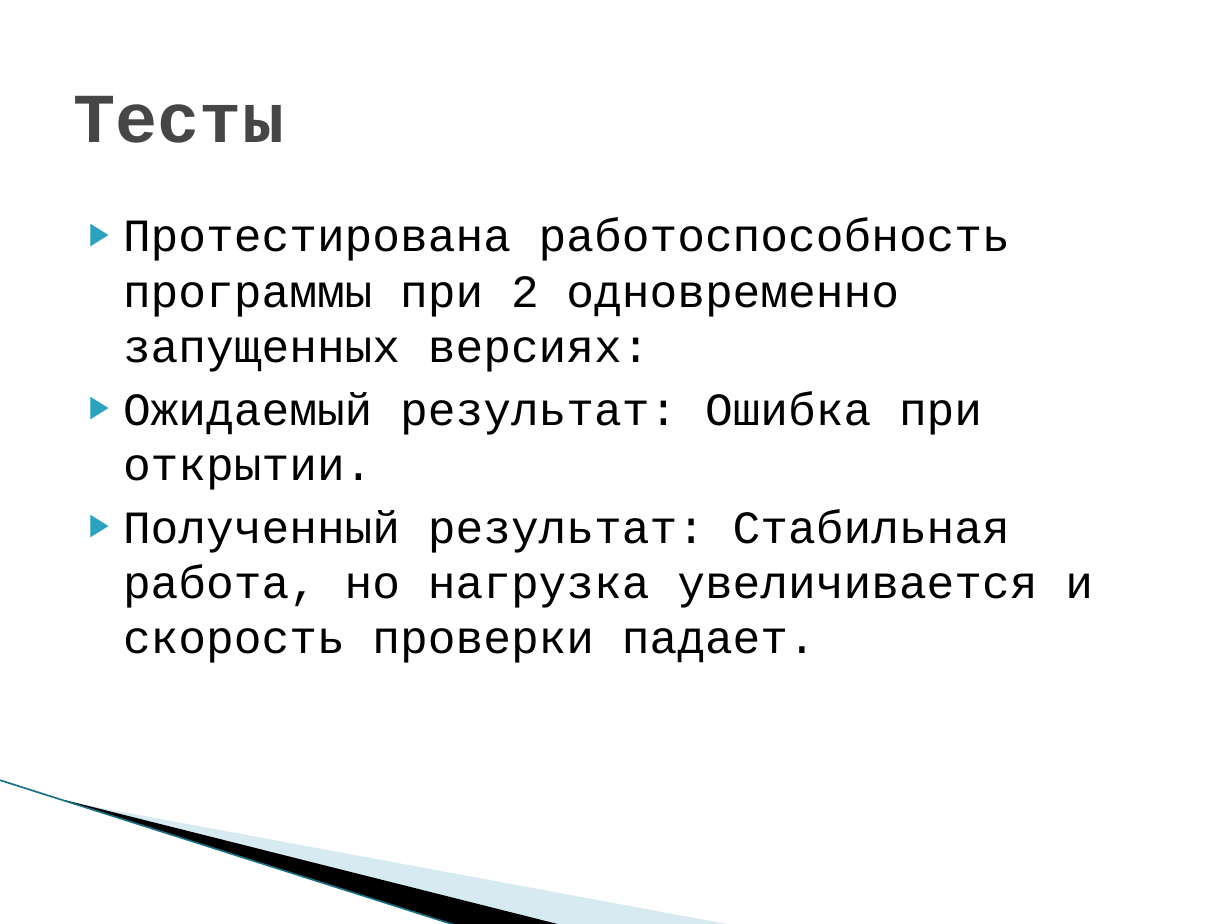
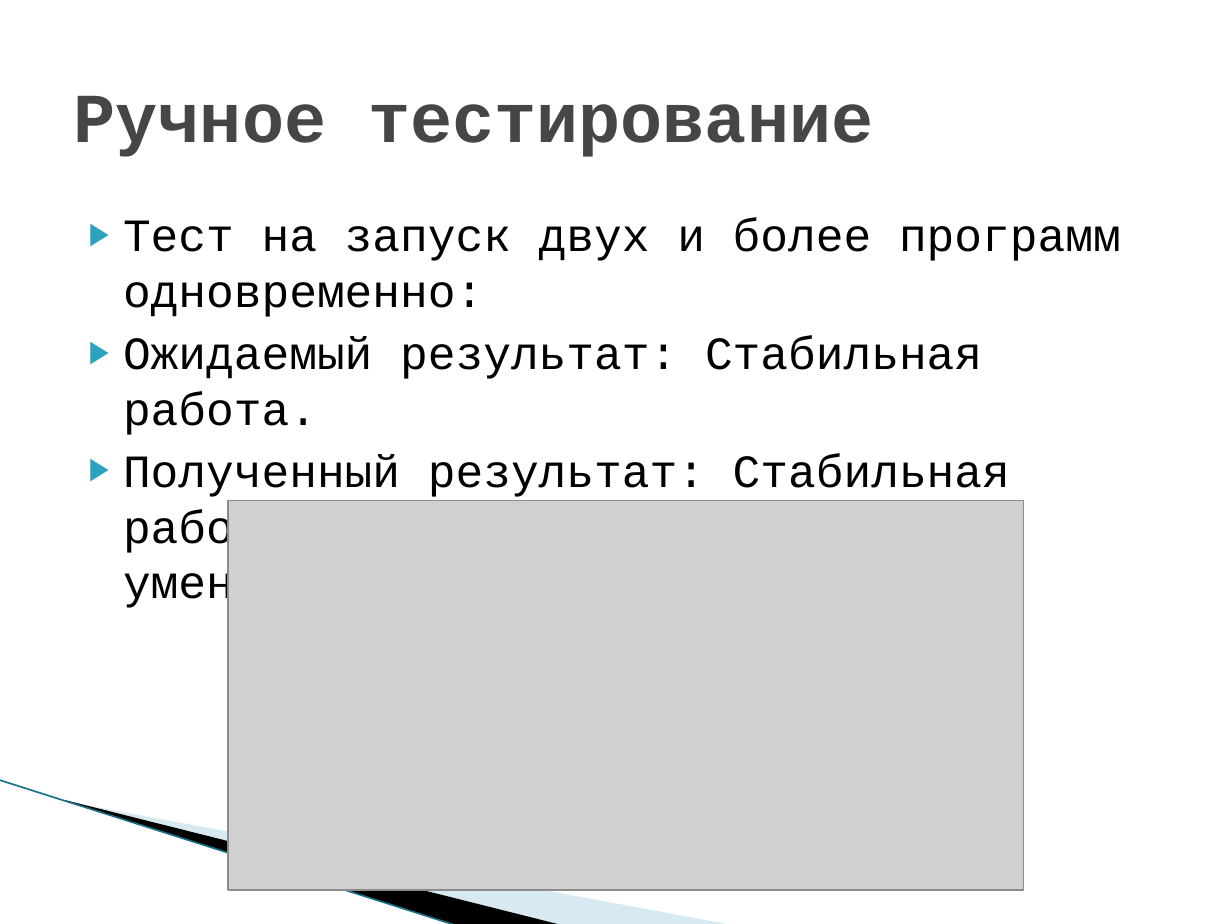
Before and after one commit to Course-and-Co/Excel-and-Cisharp, a slide deck: slide 11 of Презентация.pptx (slide 9 before the commit). Drawn at 1232x924 pixels with LibreOffice and Linux fonts; fonts in the diff are those of the drawing; grey boxes stand for pictures; background and template pictures are left out. Boxes give left, top, right and bottom in pixels: in the first picture for what was removed or moved away, otherwise in the second. Text is boxed around its words. In the diff, an @@ line names an element or a change of style, - is before the commit and + after.

```diff
--- a/Презентация.pptx
+++ b/Презентация.pptx
@@ title at (74,96,873,157): text changed @@
-Тесты
+Ручное тестирование
@@ text at (123,218,1121,611): text changed @@
-▶ Протестирована работоспособность программы при 2 одновременно запущенных версиях:
-▶ Ожидаемый результат: Ошибка при открытии.
-▶ Полученный результат: Стабильная работа, но нагрузка увеличивается и скорость проверки падает.
+▶ Тест на запуск двух и более программ одновременно:
+▶ Ожидаемый результат: Стабильная работа.
+▶ Полученный результат: Стабильная работа, но скорость проверки уменьшается.
@@ picture added at (228,500,1024,890) @@
```
Also in this commit, not shown: 8 other slides changed, 3 slides added, 5 other files.
